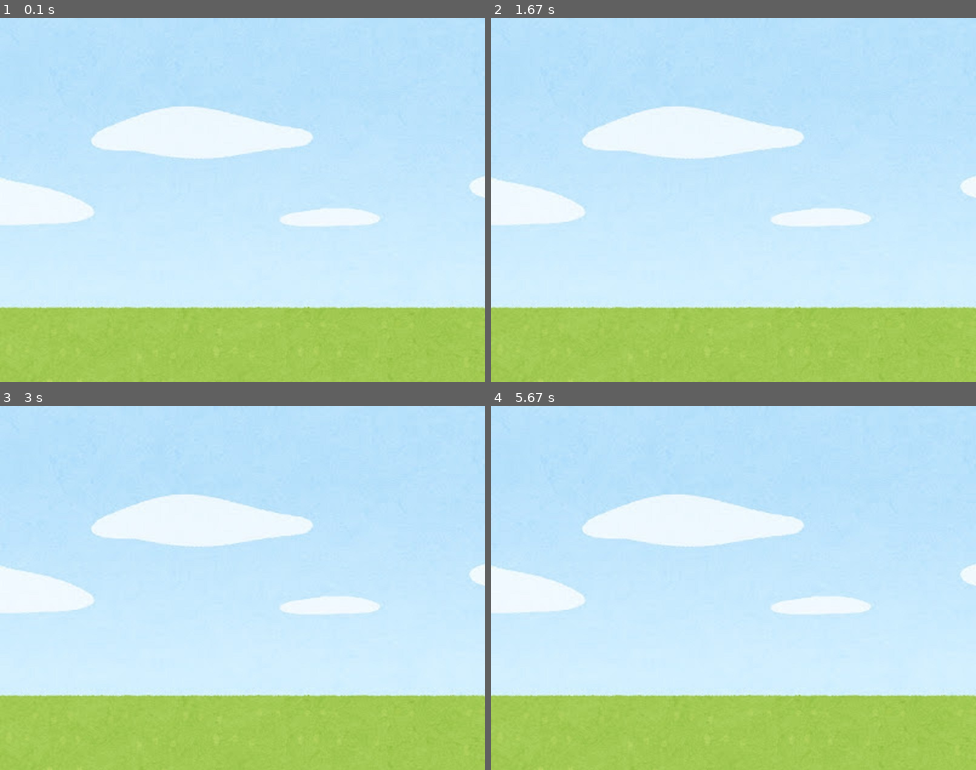
Above: before the commit, frames 1-4 (two rows, left to right).
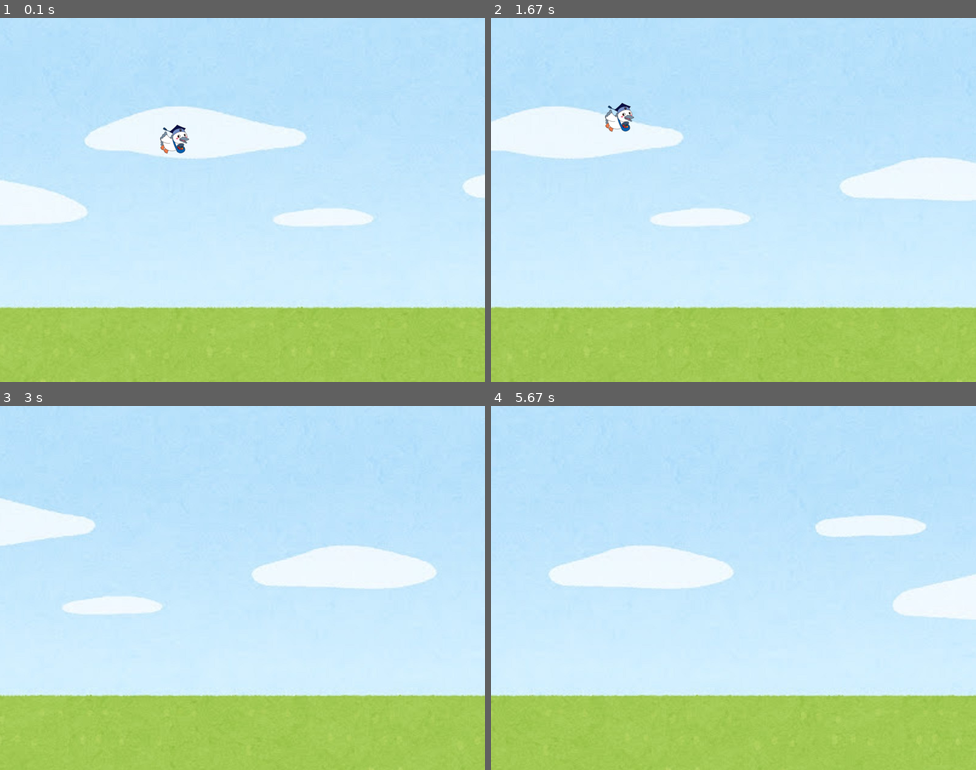
Above: after the commit, the same moments.

Repository: c0a2527203/ProjExD_1
Game: pygame game, started from pygame_image.py
The game is run twice, just before and just after one commit, with the same random seed, the same clock (stepped at 60 frames per second) and the same inputs.
Inputs:
- Up to frame 1 (0.1 s): no input
- Up to frame 2 (1.67 s): hold Right 0.33-0.8 s; hold Up 0.83-1.13 s; hold Right 1.17-1.63 s
- Up to frame 3 (3 s): hold Left 1.67-2.2 s; hold Down 2.23-2.53 s; hold Left 2.57-2.97 s
- Up to frame 4 (5.67 s): no input

The runs differ from the first frame. In frame 1, 1.0% of the frame differs, in the area x 0-100%, y 24-100%; in frame 2, 12%; in frame 3, 12%; in frame 4, 13%.

Commit message:
演習課題1

Diff:
--- a/pygame_image.py
+++ b/pygame_image.py
@@ -9,20 +9,37 @@
     pg.display.set_caption("はばたけ！こうかとん")
     screen = pg.display.set_mode((800, 600))
     clock  = pg.time.Clock()
+    bg_img = pg.image.load("fig/pg_bg.jpg")
+    bg_img2 = pg.transform.flip(bg_img, True, False)
     kk_img = pg.image.load("fig/3.png")
-    bg_img = pg.image.load("fig/pg_bg.jpg")
     kk_img = pg.transform.flip(kk_img, True, False)
+    kk_rct = kk_img.get_rect()
+    kk_rct.center = 300, 200
     tmr = 0
     while True:
         for event in pg.event.get():
             if event.type == pg.QUIT: return
 
-        x = tmr
-        screen.blit(kk_img, [300,200])
-        screen.blit(bg_img, [0, 0])
+        kk_rct.move_ip(-1, 0)
+
+        key_lst = pg.key.get_pressed()
+        if key_lst[pg.K_UP]:
+            kk_rct.move_ip(0, -1)
+        if key_lst[pg.K_DOWN]:
+            kk_rct.move_ip(0, +1)
+        if key_lst[pg.K_LEFT]:
+            kk_rct.move_ip(-1, 0)
+        if key_lst[pg.K_RIGHT]:
+            kk_rct.move_ip(+1, 0)
+
+        x = tmr%3200
+        screen.blit(bg_img, [-x, 0])
+        screen.blit(bg_img, [-x+1600, 0])
+        screen.blit(bg_img, [-x+3200, 0])
+        screen.blit(kk_img, kk_rct)
         pg.display.update()
         tmr += 1
-        clock.tick(10)
+        clock.tick(200)
 
 
 if __name__ == "__main__":
